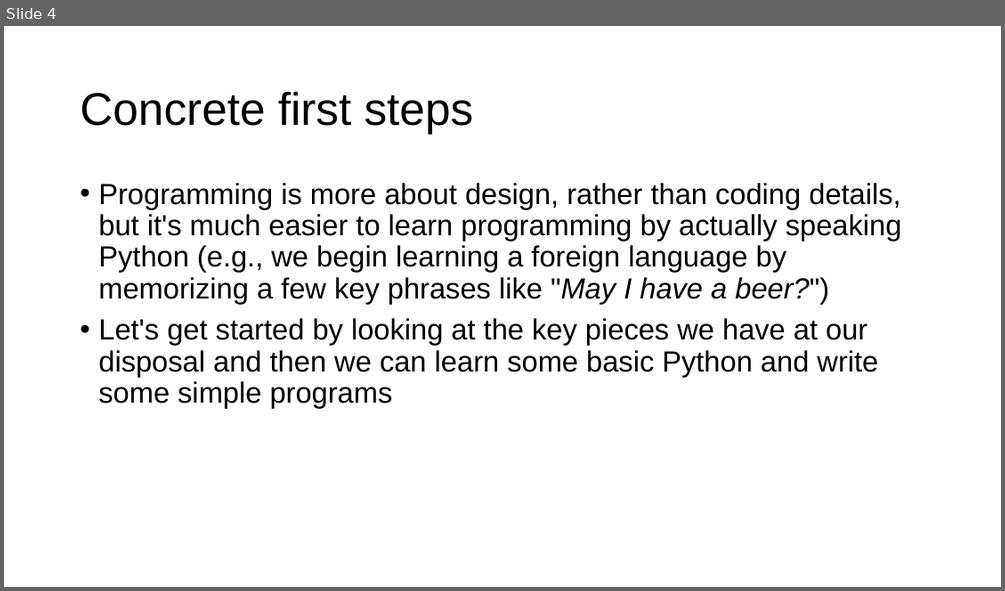
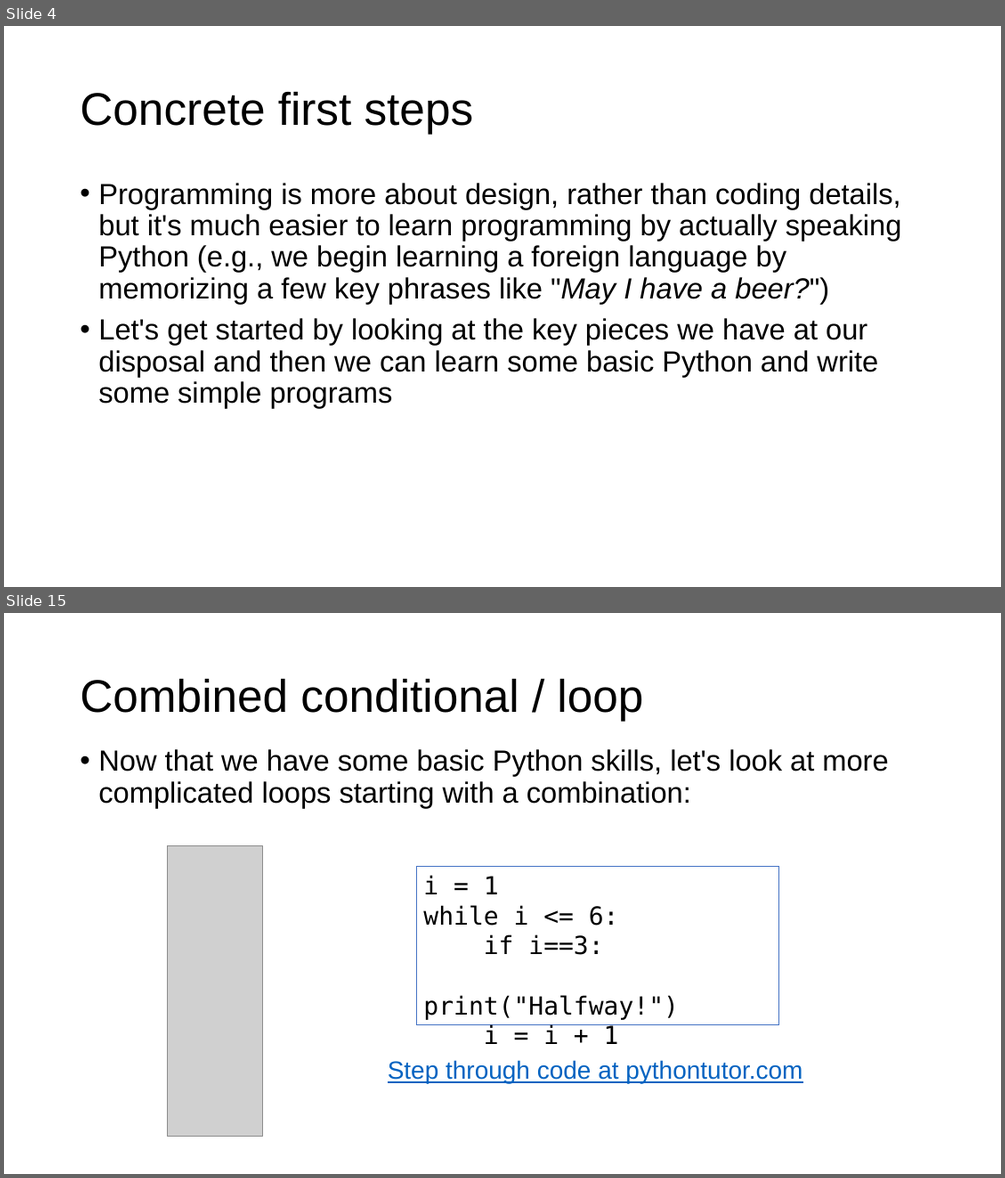
Before and after one commit to parrt/msds501, a slide deck: slides/intro-programming.pptx. Shown one above the other, each under a label of ours: slide 4 before the commit, slides 4 and 15 after it; the slides between them are not shown. The pictures are 1005x591 and 1005x1178 pixels, drawn with LibreOffice and Linux fonts; fonts in the diff are those of the drawing; grey boxes stand for pictures; background and template pictures are left out. Boxes give left, top, right and bottom in pixels: in the first picture for what was removed or moved away, otherwise in the second. Text is boxed around its words. In the diff, an @@ line names an element or a change of style, - is before the commit and + after.

```diff
--- a/slides/intro-programming.pptx
+++ b/slides/intro-programming.pptx
@@ slide 15 added at (4,613,1001,1174), background #FFFFFF @@
@@ title added at (80,678,643,721), 44 pt, text #000000 @@
+Combined conditional / loop
@@ text added at (98,749,888,807), 28 pt, text #000000 @@
+• Now that we have some basic Python skills, let's look at more complicated loops starting with a combination:
@@ picture added at (168,845,263,1135) @@
@@ rectangle added at (416,867,778,1025), outline #4472C4 0.75 pt, 24 pt, text #000000 @@
+i = 1
+while i <= 6:
+if i==3:
+print("Halfway!")
+i = i + 1
@@ text added at (388,1060,802,1084), 24 pt, text #0563C1, underline @@
+Step through code at pythontutor.com
```
Also in this commit, not shown: 1 slide changed, 12 other slides added, 2 slides removed, 3 other files.
